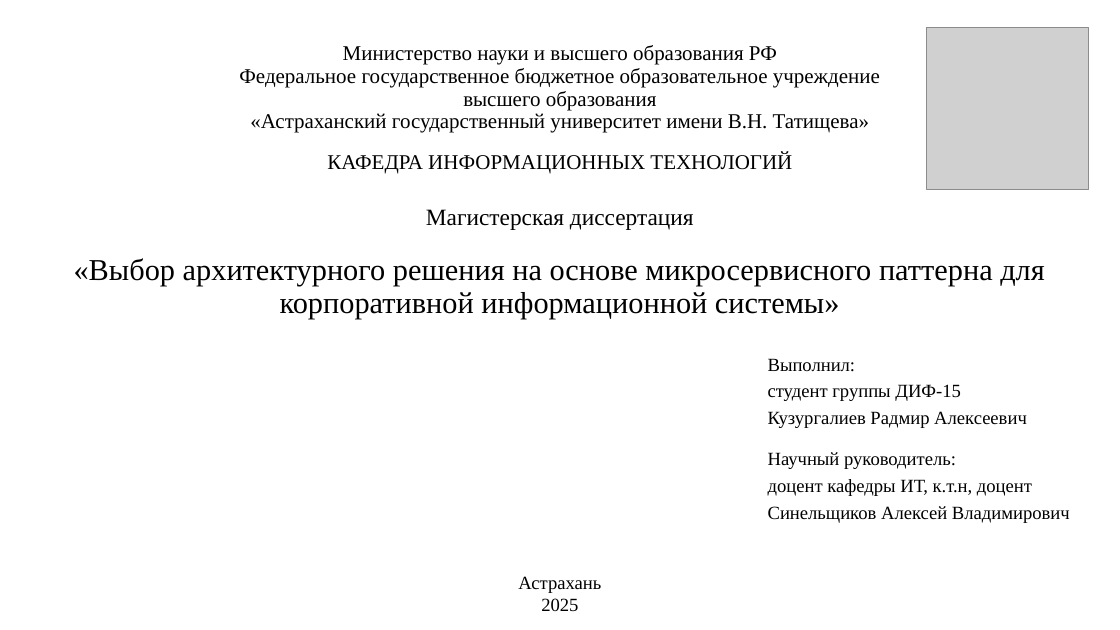
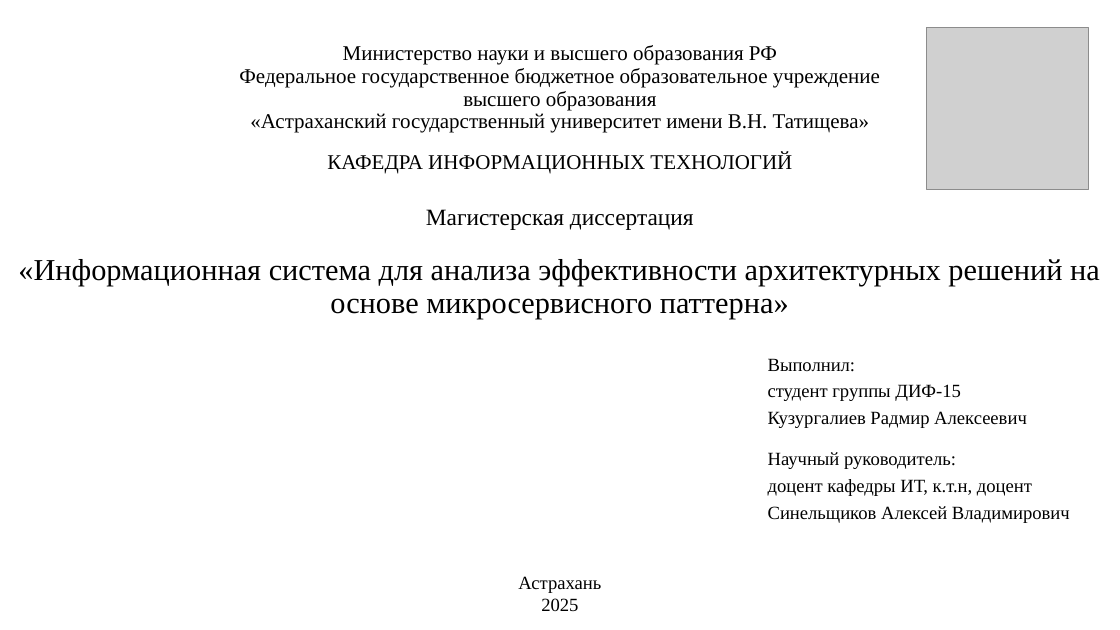
Before and after one commit to RAdKuzur/ASU, a slide deck: slide 1 of Магистерская/Предзащита(после Синельщикова).pptx. Drawn at 1120x630 pixels with LibreOffice and Linux fonts; fonts in the diff are those of the drawing; grey boxes stand for pictures. Boxes give left, top, right and bottom in pixels: in the first picture for what was removed or moved away, otherwise in the second. Text is boxed around its words. In the diff, an @@ line names an element or a change of style, - is before the commit and + after.

```diff
--- a/Магистерская/Предзащита(после Синельщикова).pptx
+++ b/Магистерская/Предзащита(после Синельщикова).pptx
@@ subtitle at [18, 259, 1100, 320]: text changed @@
-«Выбор архитектурного решения на основе микросервисного паттерна для корпоративной информационной системы»
+«Информационная система для анализа эффективности архитектурных решений на основе микросервисного паттерна»
```
Also in this commit, not shown: 1 other file.
